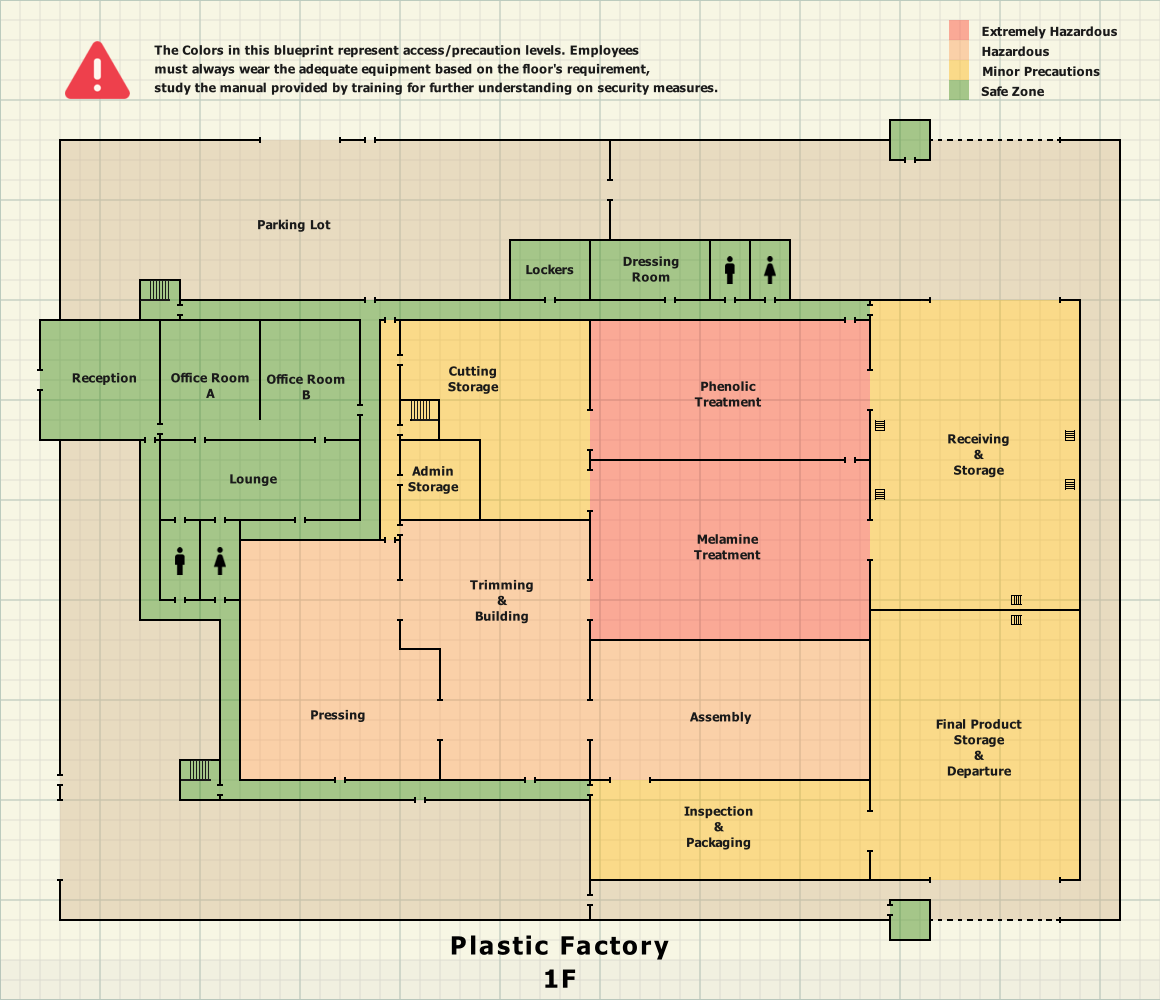
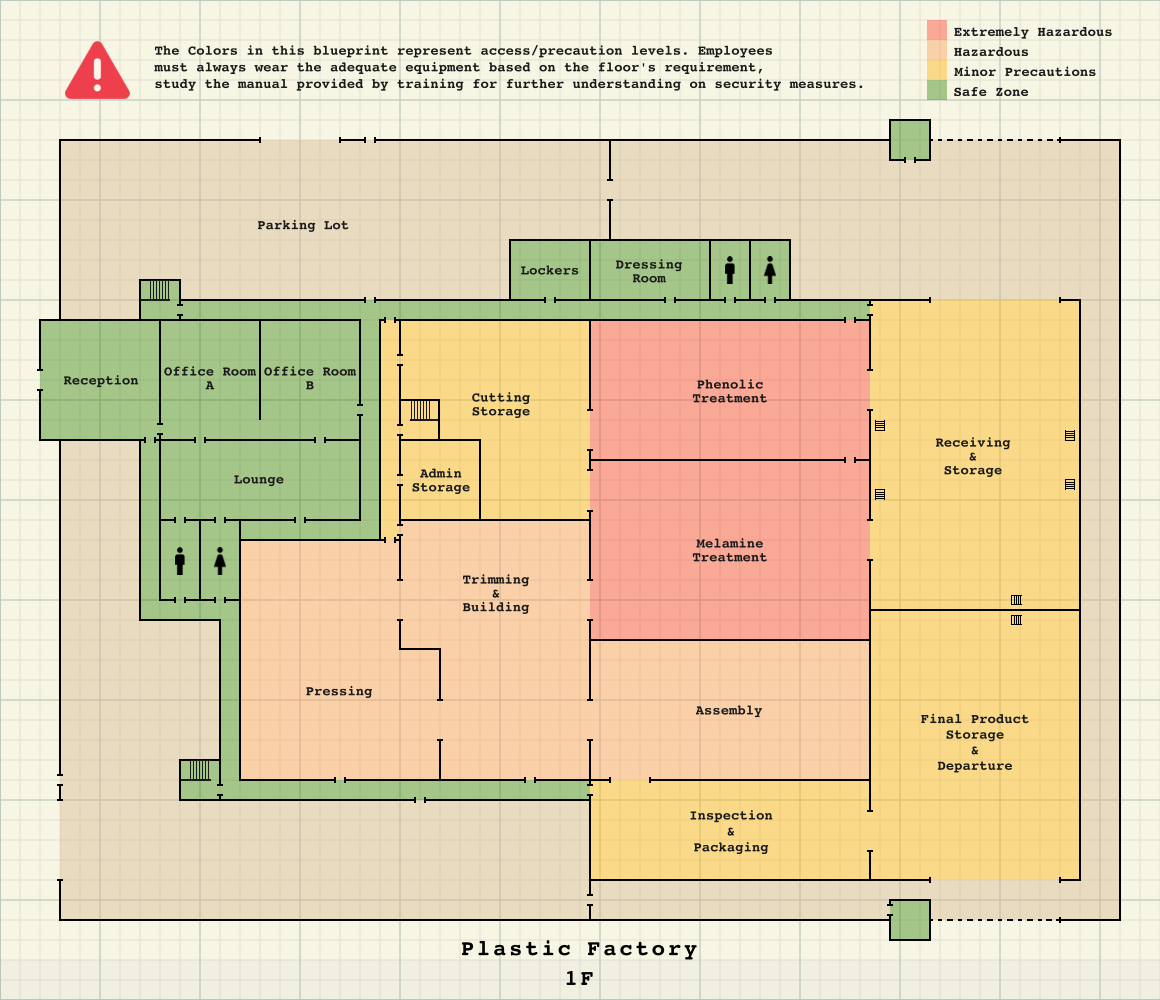
Layered file, before and after one edit (w=1160, h=1000). Changes by layer:
painted on "higher structure Merged" (2nd of 2, in "Group 3") over bbox(63, 64, 1100, 960)
painted on "Paint Layer 1 Merged" over bbox(63, 20, 1117, 988)
painted on "Background" (2nd of 2) over bbox(63, 20, 1117, 988)
